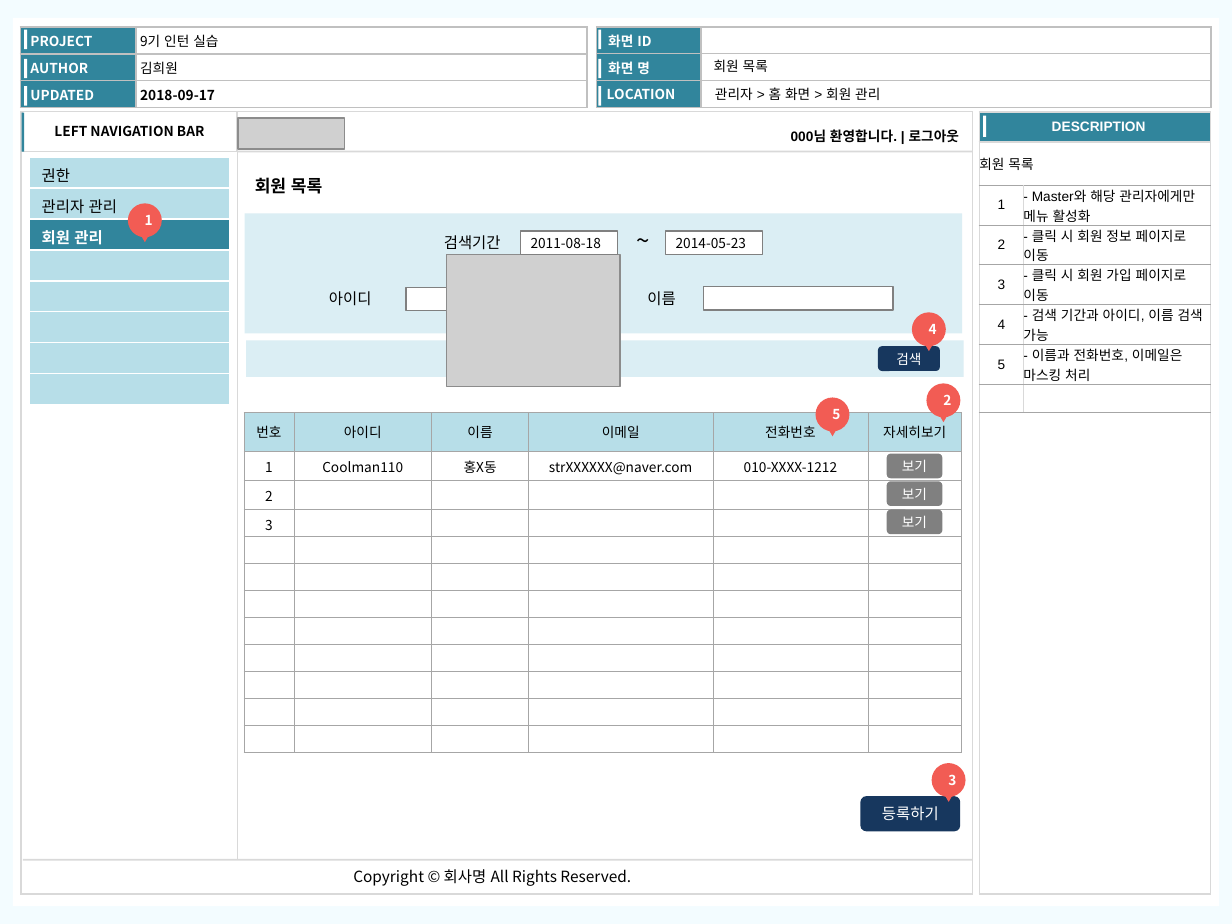
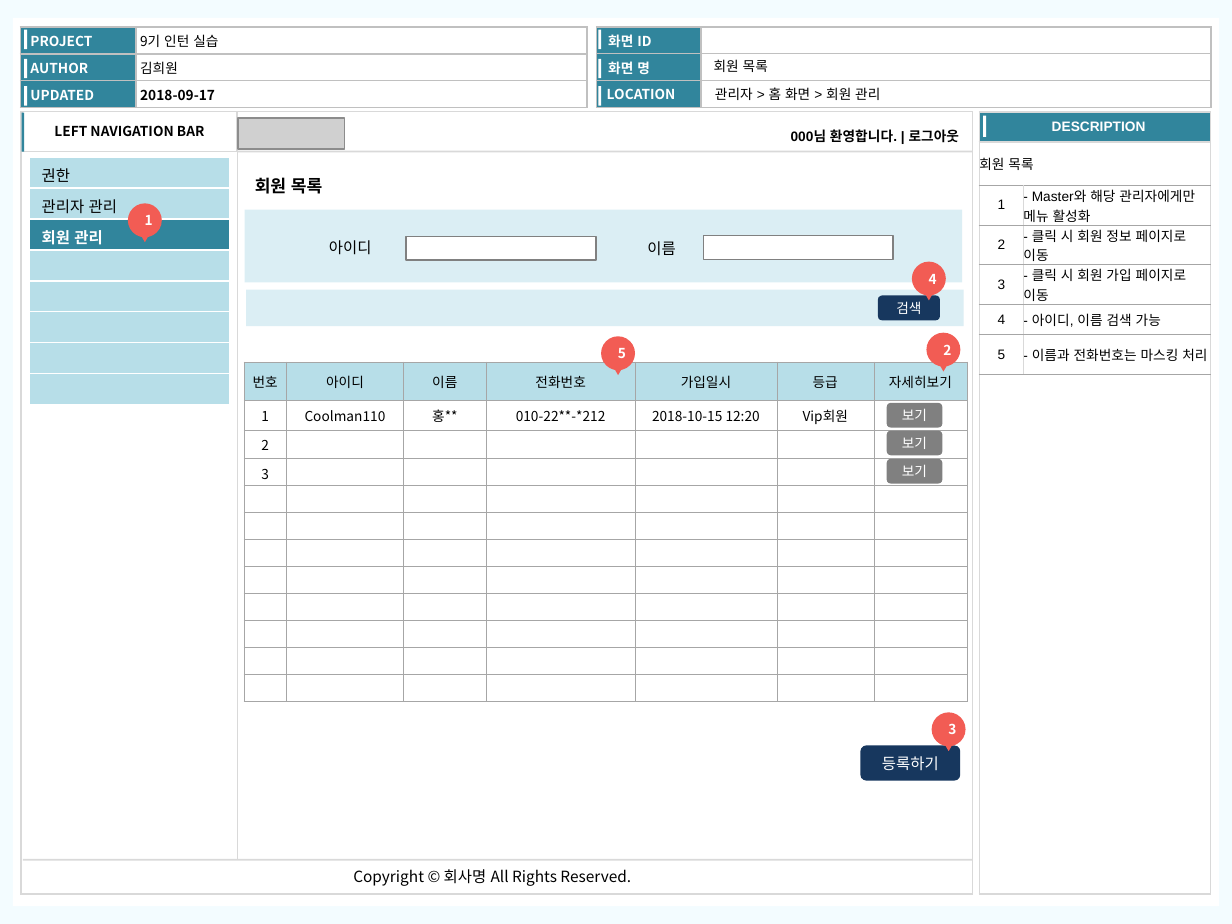
Before and after one commit to kimheewon/project, a slide deck: slide 15 of Document/관리자 화면정의서.pptx. Drawn at 1232x924 pixels with LibreOffice and Linux fonts; fonts in the diff are those of the drawing; grey boxes stand for pictures. Boxes give left, top, right and bottom in pixels: in the first picture for what was removed or moved away, otherwise in the second. Text is boxed around its words. In the diff, an @@ line names an element or a change of style, - is before the commit and + after.

```diff
--- a/Document/관리자 화면정의서.pptx
+++ b/Document/관리자 화면정의서.pptx
@@ table at [979, 142, 1211, 365] @@
-row 5: 4 | - 검색 기간과 아이디, 이름 검색 가능
-row 6: 5 | - 이름과 전화번호, 이메일은 마스킹 처리
-row 7:  | 
+row 5: 4 | - 아이디, 이름 검색 가능
+row 6: 5 | - 이름과 전화번호는 마스킹 처리
@@ rectangle: place and size @@
-rectangle at [245, 213, 963, 333]
+rectangle at [245, 209, 963, 282]
@@ text removed at [444, 235, 501, 250] @@
-검색기간
@@ rectangle removed at [520, 232, 617, 255] @@
-2011-08-18
@@ text removed at [625, 219, 667, 261] @@
-~
@@ rectangle removed at [665, 232, 763, 255] @@
-2014-05-23
@@ 5 rounded rectangles, 3 ellipses, 3 rectangles, 3 triangles, 2 texts: place and size @@
-5 rounded rectangles, 3 ellipses, 3 rectangles, 3 triangles, 2 texts at [246, 287, 966, 830]
+5 rounded rectangles, 3 ellipses, 3 rectangles, 3 triangles, 2 texts at [246, 235, 966, 780]
@@ picture removed at [447, 255, 621, 387] @@
@@ ellipse "5": place and size @@
-ellipse "5" at [816, 398, 850, 432]
+ellipse "5" at [601, 336, 636, 371]
@@ table at [244, 362, 968, 702] @@
-column 3: 이름 | 홍X동 |  |  |  |  |  |  |  |  |  | 
-column 4: 이메일 | strXXXXXX@naver.com |  |  |  |  |  |  |  |  |  | 
-column 5: 전화번호 | 010-XXXX-1212 |  |  |  |  |  |  |  |  |  | 
+column 3: 이름 | 홍** |  |  |  |  |  |  |  |  |  | 
+column 4: 전화번호 | 010-22**-*212 |  |  |  |  |  |  |  |  |  | 
+column 5: 가입일시 | 2018-10-15 12:20 |  |  |  |  |  |  |  |  |  | 
+column 6: 등급 | Vip회원 |  |  |  |  |  |  |  |  |  | 
@@ table: place and size @@
-table at [244, 413, 963, 753]
+table at [244, 362, 968, 702]
@@ triangle: place and size @@
-triangle at [827, 426, 838, 436]
+triangle at [612, 366, 623, 376]
```
Also in this commit, not shown: 7 other slides changed, 16 other files.
